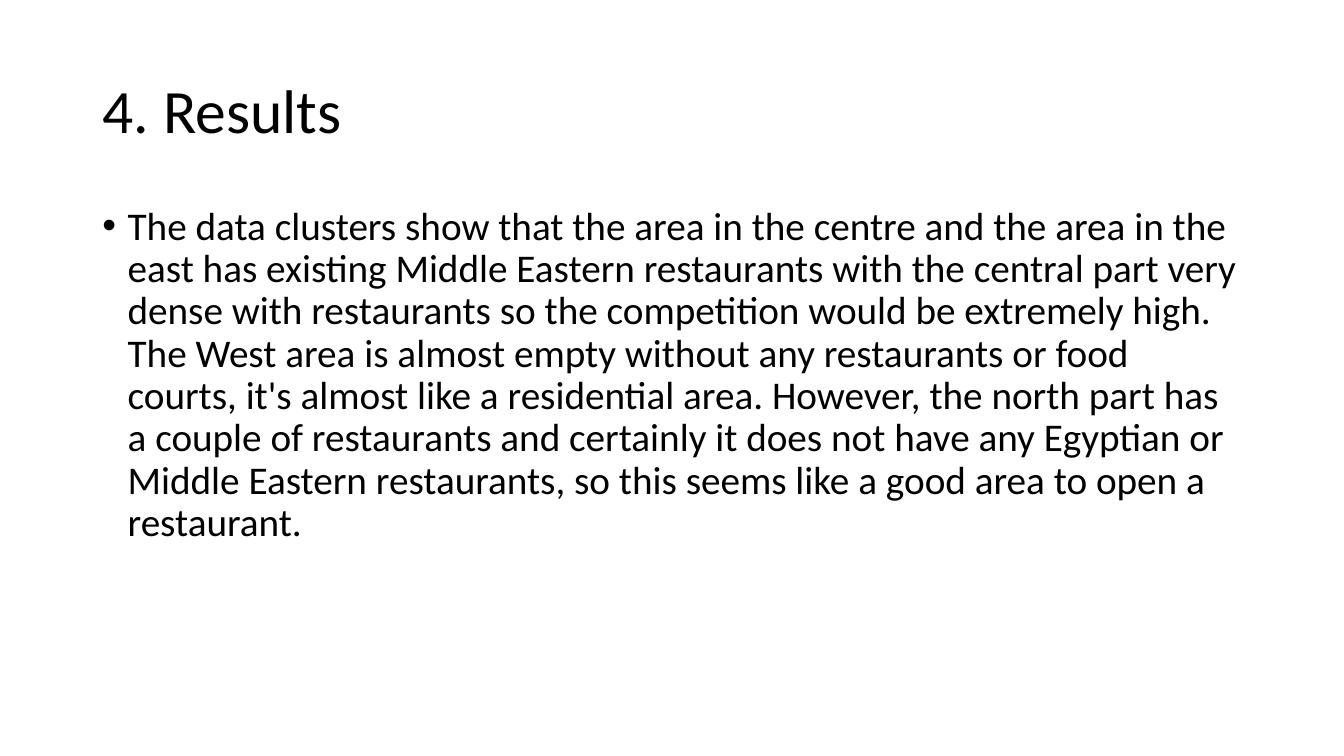
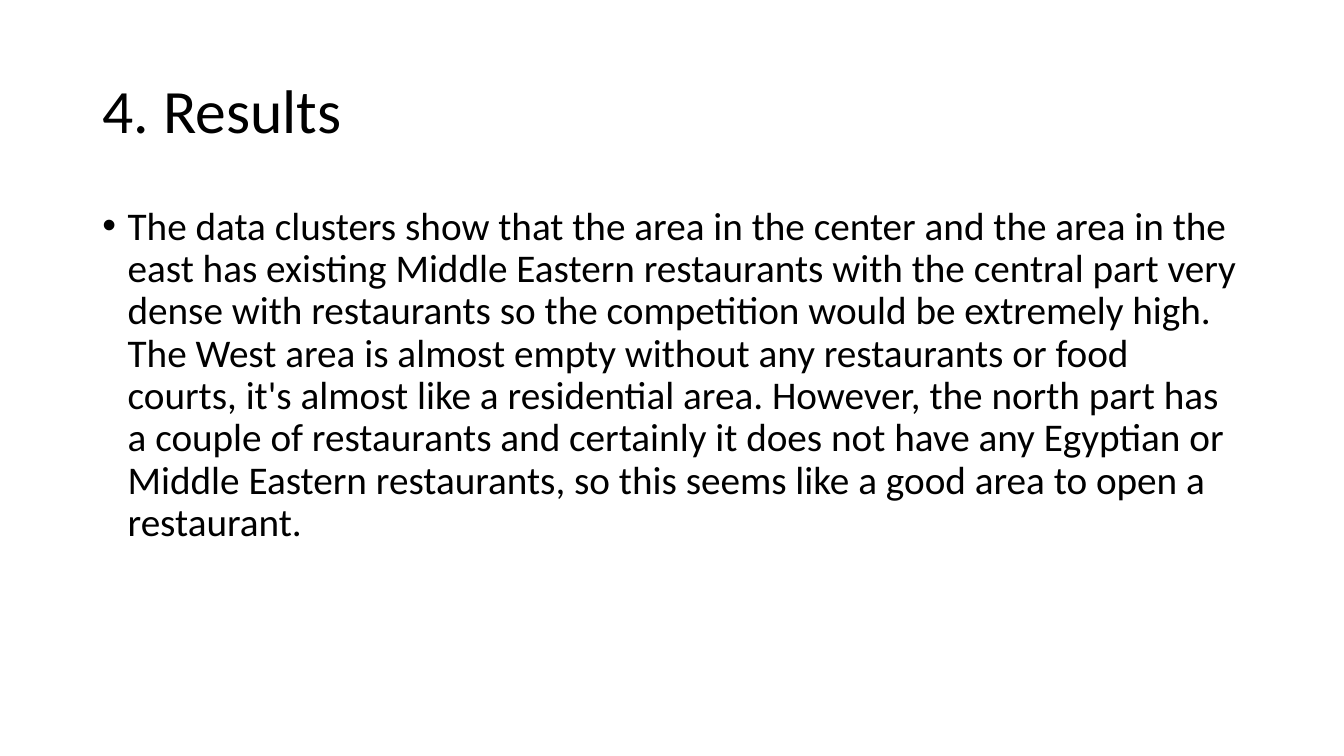
Before and after one commit to karimatwa/Battle-of-the-Neighborhoods, a slide deck: slide 11 of Battle of The Neighborhoods.pptx. Drawn at 1344x756 pixels with LibreOffice and Linux fonts; fonts in the diff are those of the drawing. Boxes give left, top, right and bottom in pixels: in the first picture for what was removed or moved away, otherwise in the second. Text is boxed around its words. In the diff, an @@ line names an element or a change of style, - is before the commit and + after.

```diff
--- a/Battle of The Neighborhoods.pptx
+++ b/Battle of The Neighborhoods.pptx
@@ text at bbox=[128, 212, 1236, 537]: text changed @@
-• The data clusters show that the area in the centre and the area in the east has existing Middle Eastern restaurants with the central part very dense with restaurants so the competition would be extremely high. The West area is almost empty without any restaurants or food courts, it's almost like a residential area. However, the north part has a couple of restaurants and certainly it does not have any Egyptian or Middle Eastern restaurants, so this seems like a good area to open a restaurant.
+• The data clusters show that the area in the center and the area in the east has existing Middle Eastern restaurants with the central part very dense with restaurants so the competition would be extremely high. The West area is almost empty without any restaurants or food courts, it's almost like a residential area. However, the north part has a couple of restaurants and certainly it does not have any Egyptian or Middle Eastern restaurants, so this seems like a good area to open a restaurant.
```
Also in this commit, not shown: 1 other slide changed, 1 other file.
